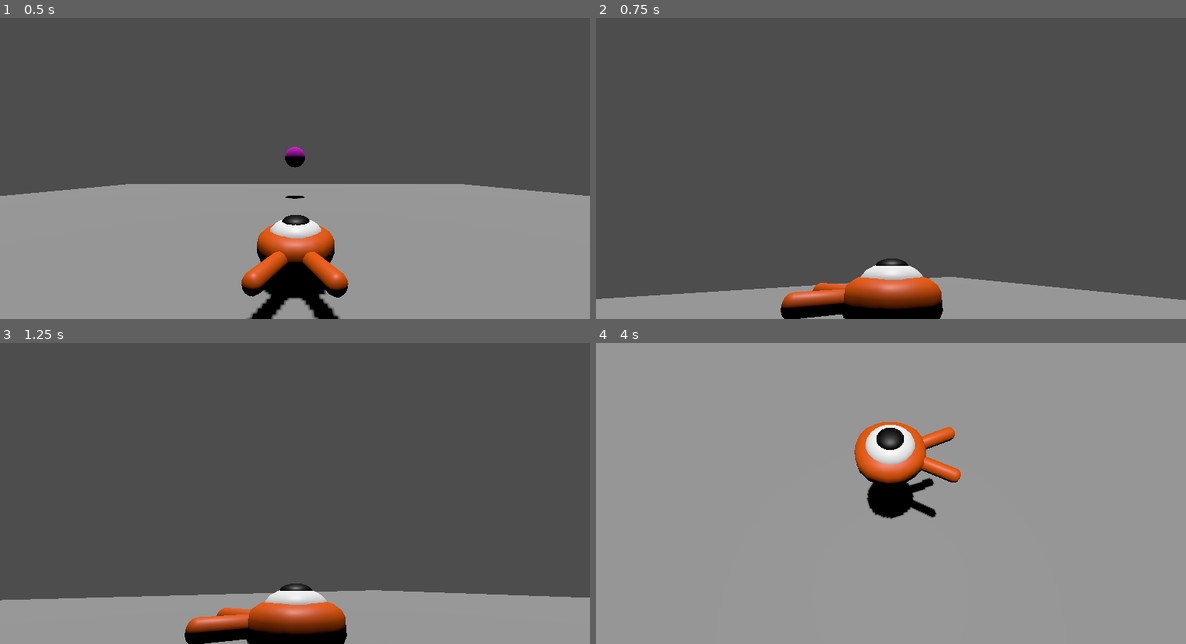
Above: before the commit, frames 1-4 (two rows, left to right).
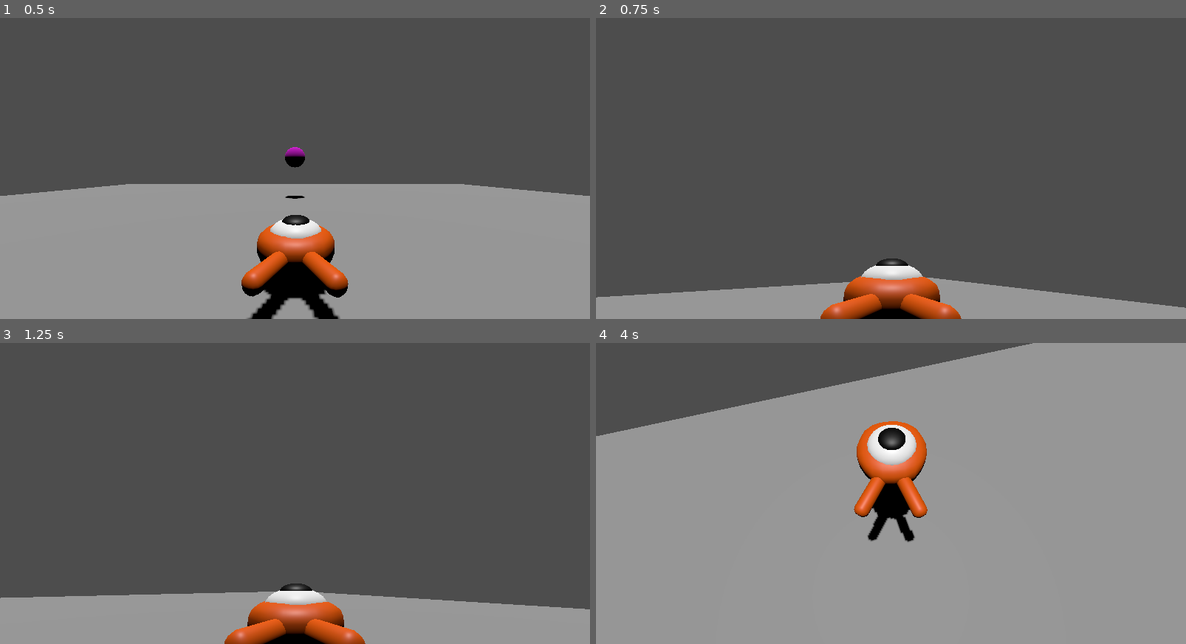
Above: after the commit, the same moments.

Repository: soazinho/pwero
Game: Godot game, scene res://main.tscn
Two runs of this game, one before a commit and one after it. Both use one fixed random seed, a clock stepped at 60 frames per second and the inputs below.
Inputs (mouse positions are in pixels of both pictures, inside the frame that each line leads up to):
- Up to frame 1 (0.5 s): no input
- Up to frame 2 (0.75 s): move the mouse to (1020, 153) at 0.52 s; hold D (move_right) from 0.53 s (still down); tap Space (jump) at 0.6 s
- Up to frame 3 (1.25 s): keep holding D (move_right); tap Space (jump) at 0.77, 1.07 s
- Up to frame 4 (4 s): move the mouse to (773, 508) at 1.27 s; release D (move_right) at 1.28 s; hold S (move_backward) 1.28-2.03 s; tap Space (jump) at 1.35, 1.52, 1.82, 2.1, 2.85, 3.02, 3.32, 3.6, 3.77 s; move the mouse to (950, 427) at 2.02 s; hold D (move_right) 2.03-2.78 s; tap Enter at 2.75 s; move the mouse to (861, 553) at 2.77 s; hold W (move_forward) 2.78-3.53 s; move the mouse to (1068, 538) at 3.52 s; hold A (move_left) from 3.53 s (still down)

Frame 1 is identical in both runs. In frame 2, 3.0% of the frame differs, in the area x 0-100%, y 80-100%; in frame 3, 3.5%; in frame 4, 14%, in the area x 0-74%, y 0-67%.

Commit message:
fix camera

Diff:
--- a/player.gd
+++ b/player.gd
@@ -6,7 +6,6 @@
 @export var fall_acceleration = 75
 # Vertical impulse applied to the character upon jumping in meters per second.
 @export var jump_impulse = 20
-
 @export_range(0.0, 1.0) var mouse_sensitivity = 0.5
 
 var target_velocity = Vector3.ZERO
@@ -23,32 +22,22 @@
 		_camera_pivot.rotation.x = clamp(_camera_pivot.rotation.x, deg_to_rad(-90), deg_to_rad(45))
 
 func _physics_process(delta):
-	var direction = Vector3.ZERO
-
-	if Input.is_action_pressed("move_right"):
-		direction.x += 1
-	if Input.is_action_pressed("move_left"):
-		direction.x -= 1
-	if Input.is_action_pressed("move_backward"):
-		direction.z += 1
-	if Input.is_action_pressed("move_forward"):
-		direction.z -= 1
-
-	if direction != Vector3.ZERO:
-		direction = direction.normalized()
-		# Setting the basis property will affect the rotation of the node.
-		$Pivot.basis = Basis.looking_at(direction)
-
-	# Ground Velocity
-	target_velocity.x = direction.x * speed
-	target_velocity.z = direction.z * speed
-
-	# Vertical Velocitydadad
+	# Vertical Velocity
 	if not is_on_floor(): # If in the air, fall towards the floor. Literally gravity
 		target_velocity.y = target_velocity.y - (fall_acceleration * delta)
 
 	if is_on_floor() and Input.is_action_just_pressed("jump"):
 		target_velocity.y = jump_impulse
+
+	var input_dir = Input.get_vector("move_left", "move_right", "move_forward", "move_backward")
+	var direction = (transform.basis * Vector3(input_dir.x, 0, input_dir.y)).normalized()
+
+	if direction:
+		target_velocity.x = direction.x * speed
+		target_velocity.z = direction.z * speed
+	else:
+		target_velocity.x = move_toward(target_velocity.x, 0, speed)
+		target_velocity.z = move_toward(target_velocity.z, 0, speed)
 
 	# Moving the Character
 	velocity = target_velocity
@@ -64,3 +53,46 @@
 			var push_force = 0.5
 			var push_vector = collision.get_normal() * -push_force
 			collider.apply_central_impulse(push_vector)
+
+
+	#var direction = Vector3.ZERO
+#
+	#if Input.is_action_pressed("move_right"):
+		#direction.x += 1
+	#if Input.is_action_pressed("move_left"):
+		#direction.x -= 1
+	#if Input.is_action_pressed("move_backward"):
+		#direction.z += 1
+	#if Input.is_action_pressed("move_forward"):
+		#direction.z -= 1
+#
+	#if direction != Vector3.ZERO:
+		#direction = direction.normalized()
+		## Setting the basis property will affect the rotation of the node.
+		#$Pivot.basis = Basis.looking_at(direction)
+#
+	## Ground Velocity
+	#target_velocity.x = direction.x * speed
+	#target_velocity.z = direction.z * speed
+#
+	## Vertical Velocity
+	#if not is_on_floor(): # If in the air, fall towards the floor. Literally gravity
+		#target_velocity.y = target_velocity.y - (fall_acceleration * delta)
+		#
+	#if is_on_floor() and Input.is_action_just_pressed("jump"):
+		#target_velocity.y = jump_impulse
+#
+	## Moving the Character
+	#velocity = target_velocity
+	#move_and_slide()
+	#
+	## Check for collisions after movement.
+	#for i in get_slide_collision_count():
+		#var collision = get_slide_collision(i)
+		#var collider = collision.get_collider()
+		#
+		#if collider.name == "Ball":
+			## You can apply force to the ball here.
+			#var push_force = 0.5
+			#var push_vector = collision.get_normal() * -push_force
+			#collider.apply_central_impulse(push_vector)
--- a/project.godot
+++ b/project.godot
@@ -70,4 +70,5 @@
 
 [rendering]
 
+textures/vram_compression/import_etc2_astc=true
 anti_aliasing/quality/msaa_3d=2
Not shown, changed: .gitignore
